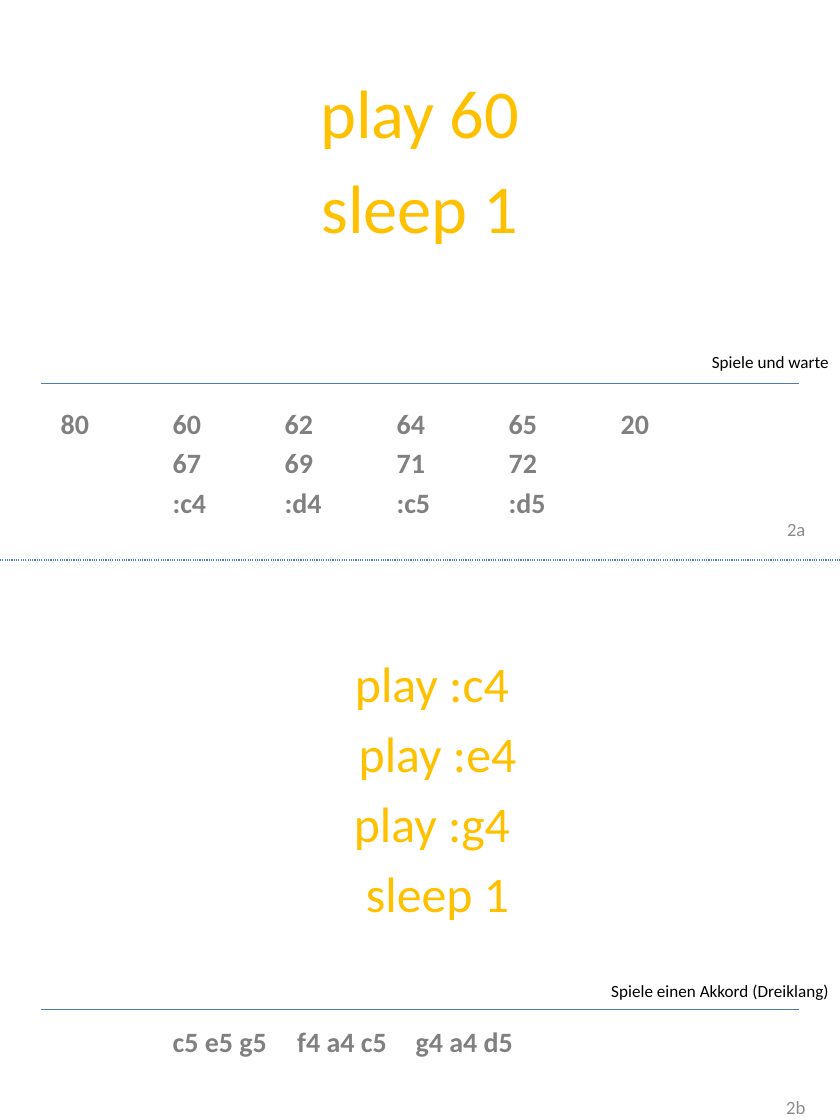
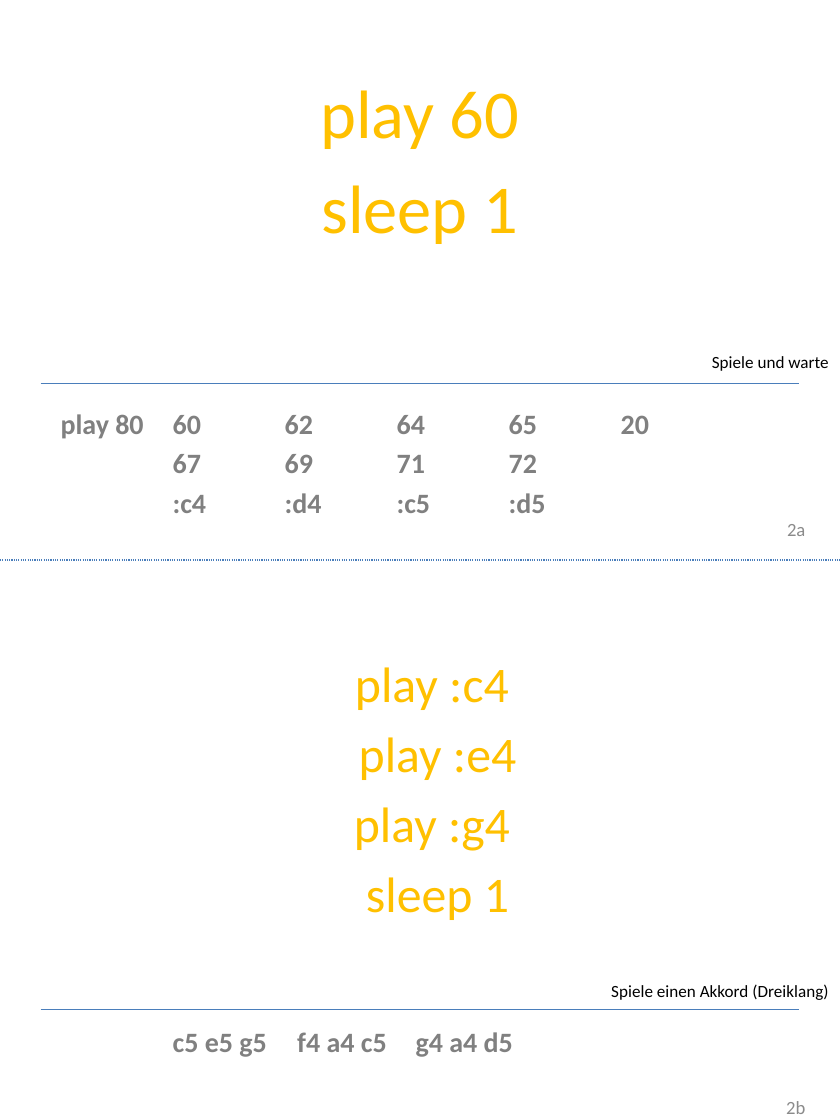
Before and after one commit to Devoxx4KidsDE/SonicPI, a slide deck: slide 2 of presentation/de/Sonic PI Workshop_de.pptx. Drawn at 840x1120 pixels with LibreOffice and Linux fonts; fonts in the diff are those of the drawing; background and template pictures are left out. Boxes give left, top, right and bottom in pixels: in the first picture for what was removed or moved away, otherwise in the second. Text is boxed around its words. In the diff, an @@ line names an element or a change of style, - is before the commit and + after.

```diff
--- a/presentation/de/Sonic PI Workshop_de.pptx
+++ b/presentation/de/Sonic PI Workshop_de.pptx
@@ text at (61, 414, 649, 439): text changed @@
-80 60 62 64 65 20
+play 80 60 62 64 65 20
```
Also in this commit, not shown: 1 other slide changed, 1 other file.
